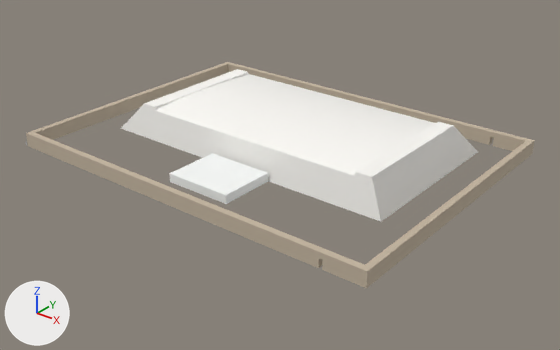
What one commit did to the glTF model assets/items/vv759ck2588/Hetepsekhemwy_v2.glb.
Rendered twice from a 50 mm camera at (224.6, -139.6, 109.5) aimed at (74.2, 48.3, -7.0). The axes (+X, +Y, +Z) are drawn at lower left. The lights are the same throughout.

The first picture shows 'Mesh1 Component_1_1 Model', 'Mesh2 Model', 'Mesh3 Model'.
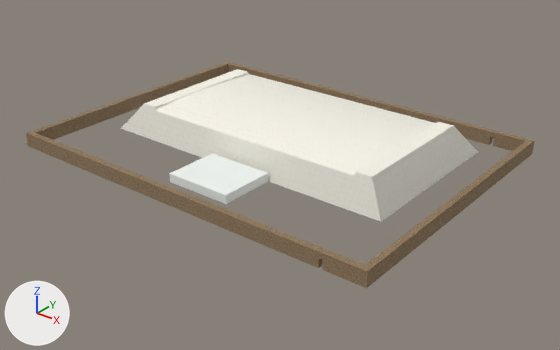
Pixel boxes (x1, y1, x2, y2) of what changed, in the pictures (560 x 350 px):
'Mesh2 Model', surface changed
    both: (26, 62, 535, 288)

The edits, one by one:
Picture 'Mudbrick4' (img_mudbrick4) is new.
In material 'Mudbrick4' (mat_mudbrick4), base_color is no longer (0.553, 0.463, 0.353), beige #c4b5a0.
In material 'Mudbrick4' (mat_mudbrick4), texture is now set to img_mudbrick4.
